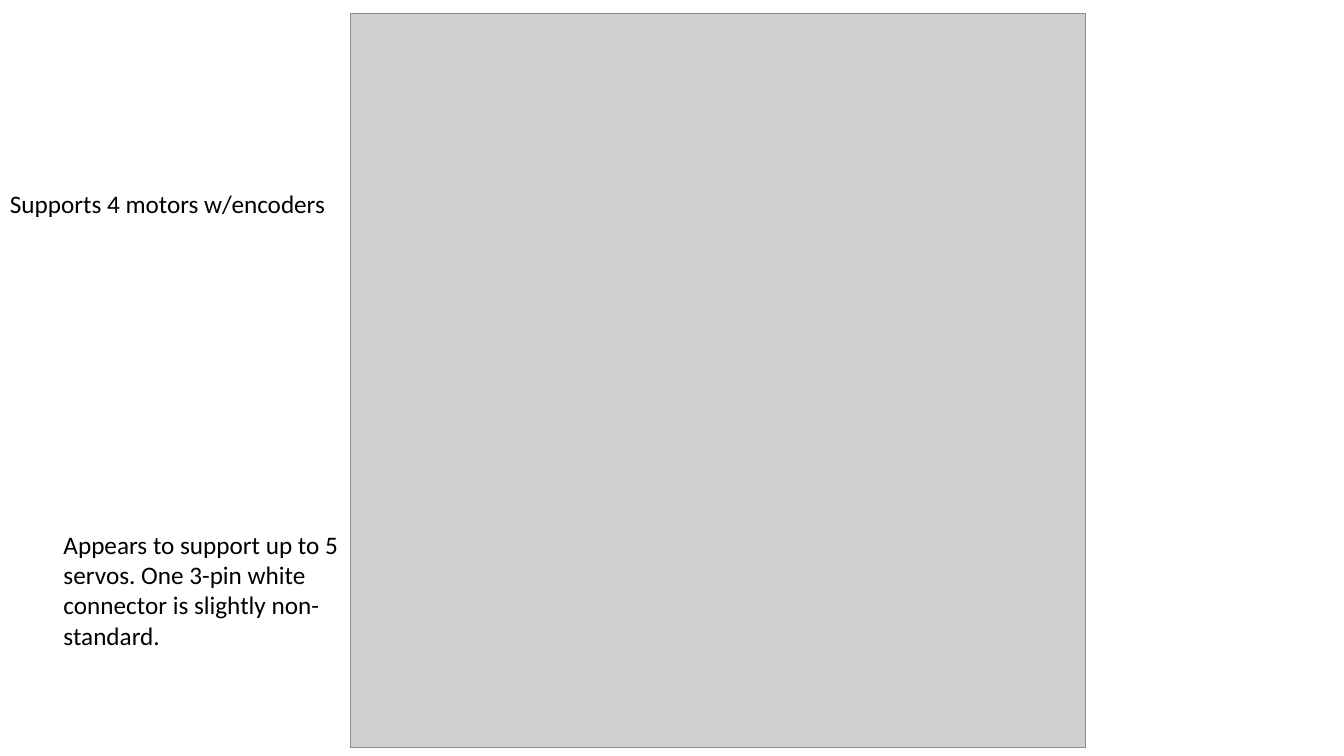
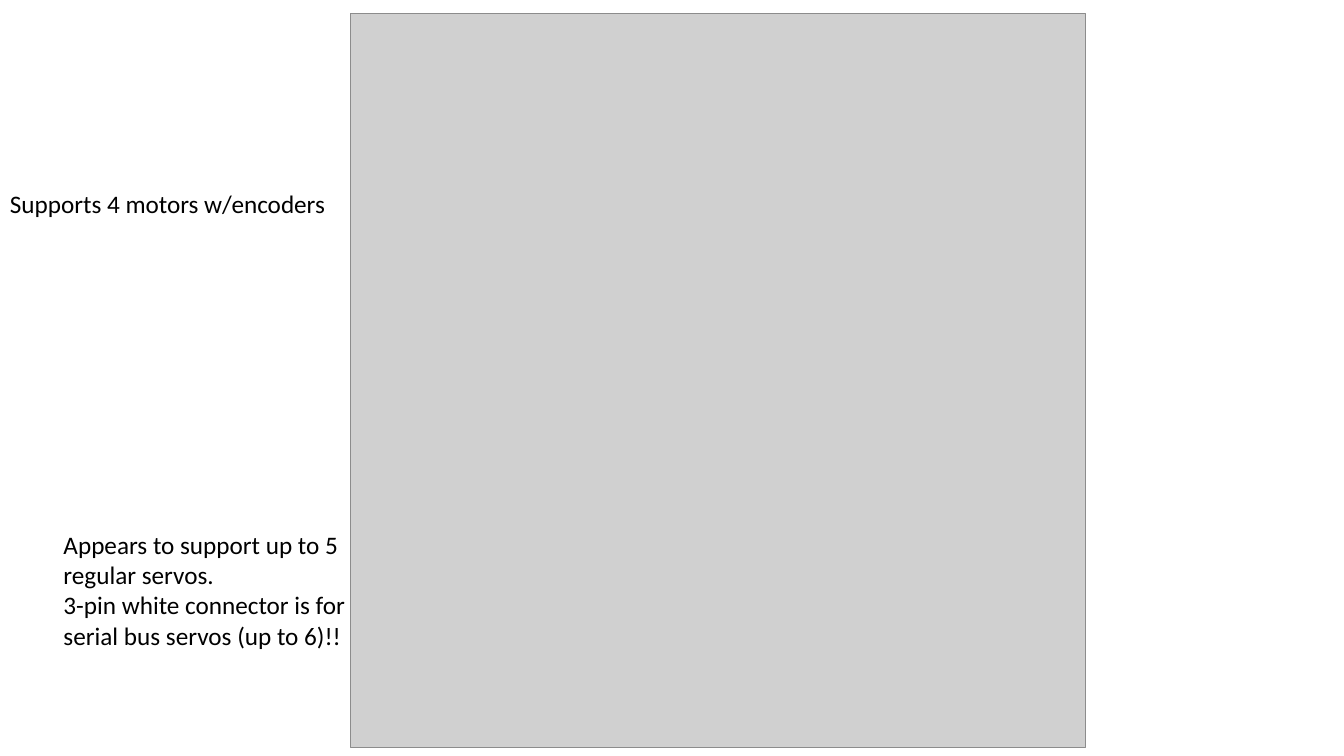
Before and after one commit to gigaprog/p_presentations, a slide deck: slide 5 of embedded/RobotOperatingSystem/Yahboom_ROS2_board.pptx. Drawn at 1344x756 pixels with LibreOffice and Linux fonts; fonts in the diff are those of the drawing; grey boxes stand for pictures. Boxes give left, top, right and bottom in pixels: in the first picture for what was removed or moved away, otherwise in the second. Text is boxed around its words. In the diff, an @@ line names an element or a change of style, - is before the commit and + after.

Commit message:
Updated for serial servo control

```diff
--- a/embedded/RobotOperatingSystem/Yahboom_ROS2_board.pptx
+++ b/embedded/RobotOperatingSystem/Yahboom_ROS2_board.pptx
@@ text at (63, 537, 345, 649): text changed @@
-Appears to support up to 5 servos. One 3-pin white connector is slightly non-standard.
+Appears to support up to 5 regular servos.
+3-pin white connector is for serial bus servos (up to 6)!!
```
Also in this commit, not shown: 2 other slides changed, 4 slides added.
